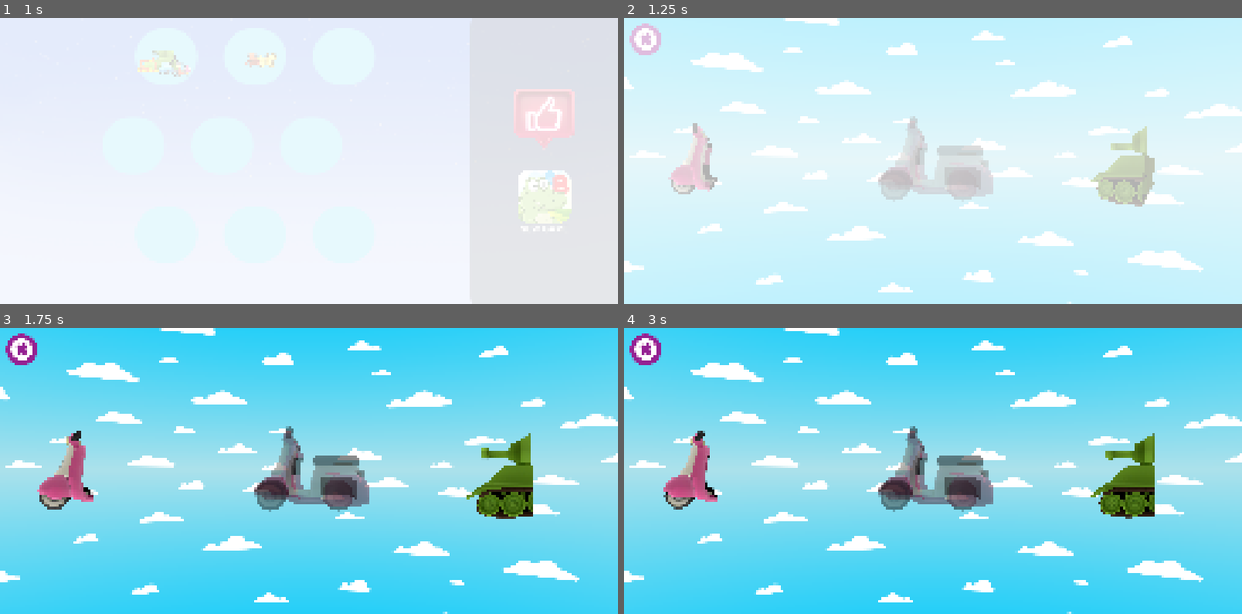
Above: before the commit, frames 1-4 (two rows, left to right).
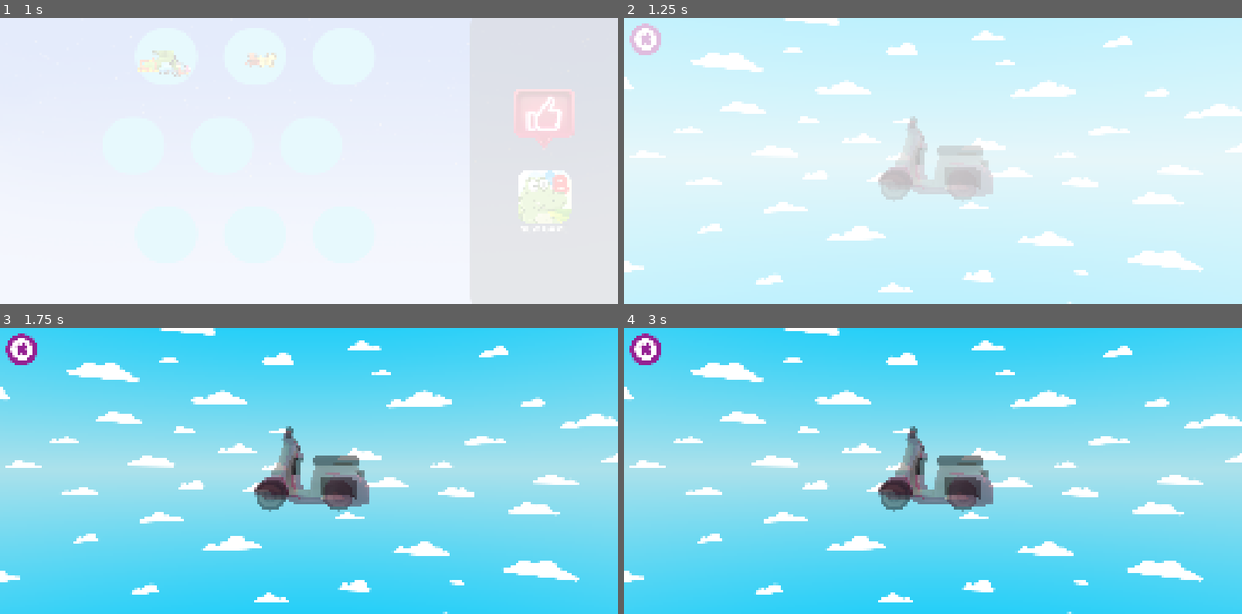
Above: after the commit, the same moments.

Repository: igna4hos/PuzzleGameGodot
Game: Godot game, scene res://scenes/ui/start_menu/start_menu.tscn
Same seed, same stepped clock (60 frames per second), same inputs: the game is played once before the commit and once after it.
Inputs (mouse positions are in pixels of both pictures, inside the frame that each line leads up to):
- Up to frame 1 (1 s): click (179, 72) at 0.5 s
- Up to frame 2 (1.25 s): no input
- Up to frame 3 (1.75 s): move the mouse to (444, 456) at 1.27 s; click (444, 456) at 1.42 s
- Up to frame 4 (3 s): drag from (809, 485) to (902, 528) at 2.02 s; move the mouse to (994, 408) at 2.77 s; click (994, 408) at 2.92 s

Frame 1 is identical in both runs. In frame 2, 2.5% of the frame differs, in the area x 7-86%, y 36-66%; in frame 3, 3.1%, in the area x 6-87%, y 35-67%; in frame 4, 3.0%.
Error after the commit: Parse Error: Function "_on_drag_start()" not found in base self. (res://scripts/Gameplay/MoveSideObject.gd:38)

Commit message:
small fix

Diff:
--- a/scripts/Gameplay/MoveSideObject.gd
+++ b/scripts/Gameplay/MoveSideObject.gd
@@ -8,7 +8,6 @@
 
 func _ready() -> void:
 	start_position = global_position
-	# Найдем контейнер 3D узла (LeftElement/RightElement) и запустим idle-анимацию, если доступна
 	var sv := $SubViewportContainer/SubViewport
 	if sv:
 		connector_controller = sv.get_node_or_null("LeftElement")
@@ -27,7 +26,6 @@
 	if main_controller:
 		var result = main_controller.try_attach_part(part_id)
 		if result:
-			# Сбрасываем перетаскивание, иначе нода продолжит следовать за курсором
 			dragging = false
 			_reset_position()
 			_on_drag_end()
@@ -37,7 +35,7 @@
 		if event.pressed:
 			if _is_event_on_object(event.position):
 				dragging = true
-				_on_drag_end()
+				_on_drag_start()
 		else:
 			if dragging:
 				dragging = false
